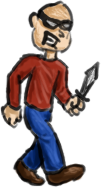
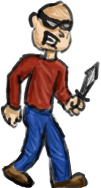
Before/after of a 101 × 188 layered artwork. What changed in the layer stack:
added layer "Layer #3" above "Layer #2" over [1, 106, 89, 188]
hid "Layer #2" over [1, 106, 89, 188]
